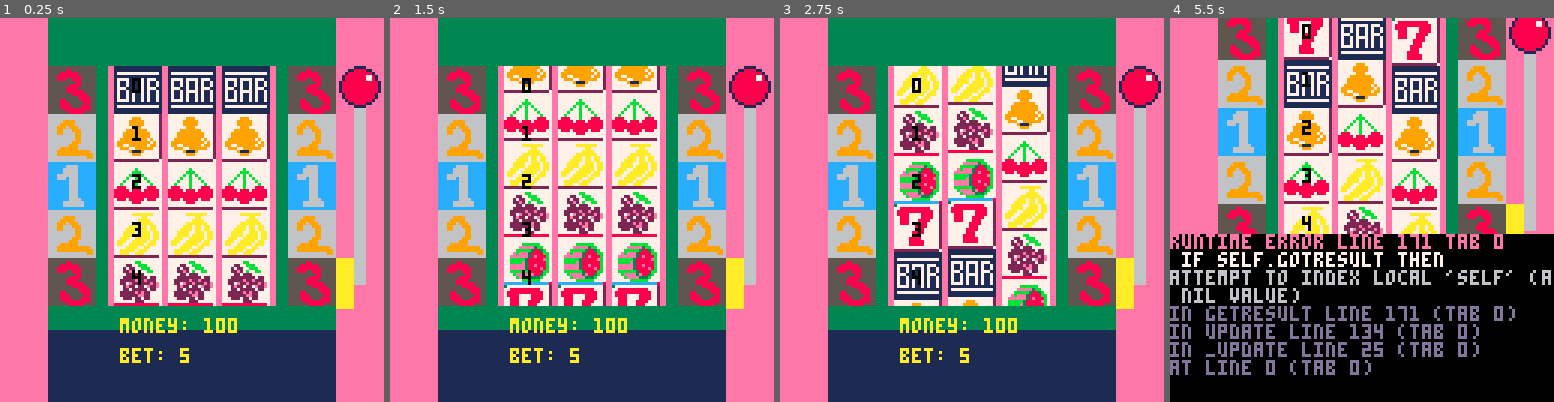
Above: before the commit, frames 1-4 (left to right).
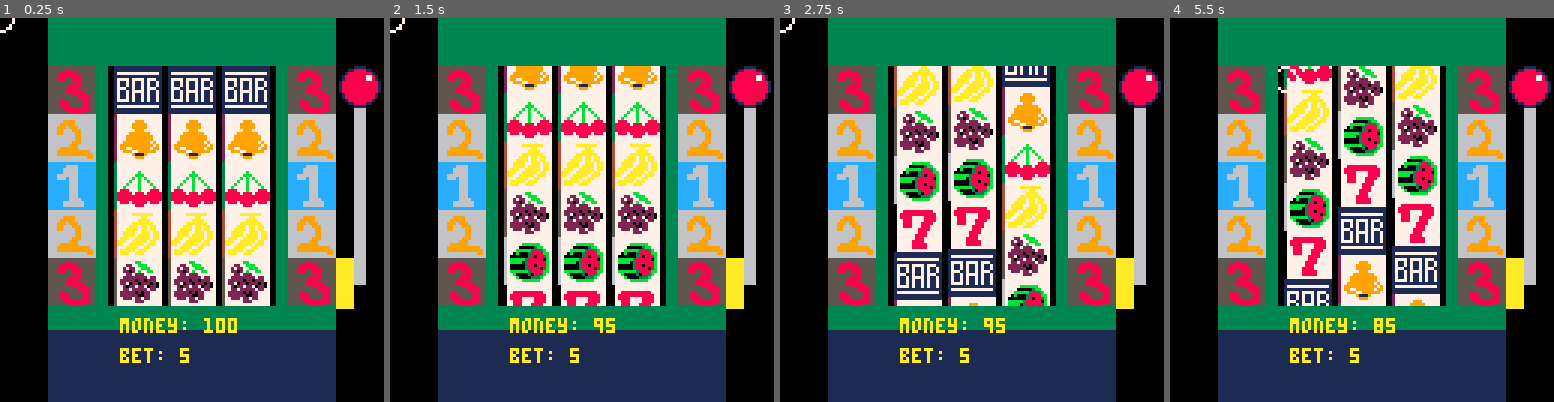
Above: after the commit, the same moments.

Repository: kjyong1983/pico8-slotmachine
Game: PICO-8 cartridge slot.p8
The game is run twice, just before and just after one commit, with the same random seed, the same clock (stepped at 60 frames per second) and the same inputs.
Inputs:
- Up to frame 1 (0.25 s): no input
- Up to frame 2 (1.5 s): tap O (Z key) at 0.7 s
- Up to frame 3 (2.75 s): hold Right 1.6-2.1 s; tap O (Z key) at 1.7, 2.1, 2.5 s; hold Up 2.15-2.42 s; hold Right from 2.47 s (still down)
- Up to frame 4 (5.5 s): tap O (Z key) every 0.4 s from 2.9 to 5.3 s; release Right at 3.03 s; hold Left 3.08-3.58 s; hold Down 3.63-3.97 s; hold Right 4.02-4.68 s; hold Up 4.73-5.03 s; hold Left from 5.08 s (still down)

The runs differ from the first frame. In frame 1, 31% of the frame differs, in the area x 0-100%, y 0-100%; in frame 2, 32%; in frame 3, 31%; in frame 4, 80%.
Error before the commit: runtime error line 171 tab 0; if self.gotresult then; attempt to index local 'self' (a nil value)

Commit message:
결과 받기

Diff:
--- a/slot.p8
+++ b/slot.p8
@@ -2,6 +2,8 @@
 version 29
 __lua__
 --main
+
+isdebug=true
 
 function _init()
 
@@ -35,7 +38,7 @@
 
 
 function _draw()
- cls(14)
+ cls()
 
  for k,v in pairs(slots) do
   v:draw()
@@ -75,11 +78,12 @@
 	self.maxdy = 10
  self.spridx = _spridx
  self.isrolling = false
+
  -- iswaitingforresult
  self.iswaiting = false
 
  self.gotresult=false
-
+ self.result={}
  setmetatable(self, slot)
  return self
 end
@@ -134,7 +138,7 @@
 	 else
  	 printh('result: '..self.y)
 	  self.iswaiting=false
-	  self.getresult()
+	  self:getresult()
 	 end
 
 	end
@@ -168,40 +172,103 @@
 	     2,2)
 	end
 
-end
-
+ circ(checkx,checky[1],4,7)
+end
+
+checky={}
 function slot:getresult()
+ printh('getresult')
+
  if self.gotresult then
   return
  end
 
  self.gotresult=true
 
- -- get 3 points, get flag
- checkx=self.x+6
-
- checky={}
+ checkx=self.x
  for i=0,4 do
-  checky[i+1]=20+i*16
- end
-
--- checky1=20
--- checky2=60
--- checky3=90
--- checky4=90
--- checky5=90
-
- r1=fget(self.x, checky[1])
- r2=fget(self.x, checky[2])
- r3=fget(self.x, checky[3])
- r4=fget(self.x, checky[4])
- r5=fget(self.x, checky[5])
-
- printh('r1: '..r1)
- printh('r2: '..r2)
- printh('r3: '..r3)
- printh('r4: '..r4)
- printh('r5: '..r5)
+  checky[i+1]=(20+i*16)
+
+  self.result[i+1]=
+   pget(checkx,checky[i+1])
+ end
+
+-- r1=pget(checkx,checky[1])
+-- r2=pget(checkx,checky[2])
+-- r3=pget(checkx,checky[3])
+-- r4=pget(checkx,checky[4])
+-- r5=pget(checkx,checky[5])
+
+ printh('result line '..self.x)
+
+ for k,v in pairs(self.result) do
+  printh('k:'..k..' v:'..v)
+ end
+
+-- printh('r1: '..tostring(r1))
+-- printh('r2: '..tostring(r2))
+-- printh('r3: '..tostring(r3))
+-- printh('r4: '..tostring(r4))
+-- printh('r5: '..tostring(r5))
+
+
+-- get flag
+-- checkx=(self.x+6)/8
+--
+--
+-- for i=0,4 do
+--  checky[i+1]=(20+i*16)/8
+-- end
+--
+-- m1=mget(checkx, checky[1])
+-- printh('x: '..checkx..
+--        ', y: '..checky[1])
+--
+--
+-- m2=mget(checkx, checky[2])
+-- printh('x: '..checkx..
+--        ', y: '..checky[2])
+--
+-- m3=mget(checkx, checky[3])
+-- printh('x: '..checkx..
+--        ', y: '..checky[3])
+--
+-- m4=mget(checkx, checky[4])
+-- printh('x: '..checkx..
+--        ', y: '..checky[4])
+--
+-- m5=mget(checkx, checky[5])
+-- printh('x: '..checkx..
+--        ', y: '..checky[5])
+--
+-- r1=fget(m1)
+-- printh('r1: '..tostring(r1))
+-- r1=fget(m1,1)
+-- printh('r1 1: '..tostring(r1))
+-- r1=fget(m1,2)
+-- printh('r1 2: '..tostring(r1))
+-- r1=fget(m1,4)
+-- printh('r1 4: '..tostring(r1))
+-- r1=fget(m1,8)
+-- printh('r1 8: '..tostring(r1))
+-- r1=fget(m1,16)
+-- printh('r1 16: '..tostring(r1))
+-- r1=fget(m1,32)
+-- printh('r1 32: '..tostring(r1))
+-- r1=fget(m1,64)
+-- printh('r1 64: '..tostring(r1))
+--
+--
+-- r2=fget(m2)
+-- r3=fget(m3)
+-- r4=fget(m4)
+-- r5=fget(m5)
+--
+-- printh('r1: '..tostring(r1))
+-- printh('r2: '..tostring(r2))
+-- printh('r3: '..tostring(r3))
+-- printh('r4: '..tostring(r4))
+-- printh('r5: '..tostring(r5))
 
 end
 -->8
@@ -211,7 +278,7 @@
 started = false
 phase = 'end'
 pressed = false
-
+bet=0
 function game:init()
 
 end
@@ -237,6 +304,10 @@
   if not started then
    printh('game start')
 	  started = true
+
+	  bet=money:getbet()
+	  money.value-=bet
+
 	  phase = '1'
 	  for k,v in pairs(slots) do
 				v:start()
@@ -272,7 +343,12 @@
 test.posx=0
 test.posy=0
 test.offsetx=20
-function test.draw()
+
+function test:update()
+
+end
+
+function test:draw()
 --sx, sy = (sp % 16) * 8, (sp \ 16) * 8
 
 
@@ -328,6 +404,9 @@
 
 debug={}
 function debug:init()
+ if not isdebug then
+  return
+ end
  printh("----------")
  printh("debug:init")
  printh("----------")
@@ -335,8 +414,21 @@
 end
 
 function debug:update()
+ if not isdebug then
+  return
+ end
+
 -- adjustslot()
-
+-- checkflag()
+
+end
+
+function checkflag()
+ local x=44
+ local y=20
+
+ local f=fget(mget(x/8,y/8),1)
+ printh('f: '..tostring(f))
 end
 
 function adjustslot()
@@ -358,9 +450,13 @@
 end
 
 function debug:draw()
+ if not isdebug then
+  return
+ end
+
 -- testslot()
-testslotpos()
-
+-- testslotpos()
+-- drawgrid()
 end
 
 function testslotpos()
@@ -446,6 +542,13 @@
 
 	end
 
+end
+
+function drawgrid()
+ for i=1,16 do
+   line(i*8,0,i*8,128,0)
+   line(0,i*8,128,i*8,0)
+ end
 end
 -->8
 --lever
@@ -553,23 +656,45 @@
  print("money: "..money.value, 40, 100)
  print("bet: "..money.bet*money.mul, 40, 110)
 end
+
+function money:getbet()
+ return money.bet*money.mul
+end
+-->8
+--cursor
+cur={}
+function cur:init()
+ cur.x=44
+ cur.y=20
+end
+
+function cur:update()
+ if btn(0) then cur.x-=1 end
+ if btn(1) then cur.x+=1 end
+ if btn(2) then cur.y-=1 end
+ if btn(3) then cur.y+=1 end
+end
+
+function cur:draw()
+
+end
 __gfx__
-00000000377777777777777211111111111111117777777777777772777777777777777777777777777777777777777777777777777777777777777700000000
-000000007788888888887772111111111111111177777799977777727777777777777777777777aaaaaaa7777777777bb7777777777777777777777700000000
-007007007888888888888772177777777777777177777999997777727777777b77777777777777777aa7777777772277bbb77777777777bbbbbb777700000000
-00077000788887777888877211111111111111117777799999777772777777bbb777777777777777aaaa7777777272277bbb777777777000003bb77700000000
-0007700077888777788887721777717777177711777777999777777277777b7b7b777777777777aaaaaaa77777722027b77bb7777777bbbbb3883b7700000000
-007007007788877788887772171171711717117177779999999777727777b77b77b7777777777aaa7aa7aa7777772272227777777770b00038888bb700000000
-00000000778887778887777217117171171711717779999999997772777b777b777b77777777aaaa7aa7aa77777222222227227777000000380888b700000000
-0000000077777778888777721777117117177711777999999999777277b7777b7777b777777aaaa77aaa7aa7772222202202227777bbbbb3888880b700000000
-000000007777777888777772171171777717117177999999999797727888777b77788877777aaaa7aaaa7aa7772270220222020777bbbb03888888b700000000
-00000000777777888877777217117171171711717999999999997972888887888788888777aaa77aaaaa7aa7777202272270220777000003880888b700000000
-0000000077777788877777721711717117171171799779999997997288888888888888877aaa77aaaaa7aa77777227222227227777000003888808b700000000
-0000000077777888877777721777717117171171779997799999977288888888888888877aa77aaaaa7aaa77772222202022777777bbbbbb38888bb700000000
-0000000077777888887777721111111111111111777779111977777278887888887888777777aaaa77aa77777722222200227777777b000030883b7700000000
-00000000777778888877777217777777777777717777779997777772777777888777777777aaaaa7aaa7777777722272272277777777b0000333b77700000000
-00000000777777777777777211111111111111117777777777777772777777777777777777aaa77aaa7777777777777222777777777777bbbbbb777700000000
-00000000222222222222222711111111111111112222222222222227222222222222222722222222222222278888888888888887ccccccccccccccc800000000
+00000000077777777777777711111111111111112777777777777777377777777777777747777777777777775777777777777777677777777777777700000000
+000000000777777777777777111111111111111127777777777777773777777777777777477777aaaaaaa7775777777bb7777777677777777777777700000000
+007007000778888888888777177777777777777127777779997777773777777777777777477777777aa7777757772277bbb77777677777bbbbbb777700000000
+0007700007888888888888771111111111111111277777999997777737777777b777777747777777aaaa7777577272277bbb777767777000003bb77700000000
+000770000788887777888877177771777717771127777799999777773777777bbb777777477777aaaaaaa77757722027b77bb7776777bbbbb3883b7700000000
+00700700077888777788887717117171171711712777777999777777377777b7b7b7777747777aaa7aa7aa7757772272227777776770b00038888bb700000000
+0000000007788877788887771711717117171171277779999999777737777b77b77b77774777aaaa7aa7aa77577222222227227767000000380888b700000000
+000000000778887778887777177711711717771127779999999997773777b777b777b777477aaaa77aaa7aa7572222202202227767bbbbb3888880b700000000
+00000000077777778888777717117177771711712777999999999777377b7777b7777b77477aaaa7aaaa7aa7572270220222020767bbbb03888888b700000000
+0000000007777777888777771711717117171171277999999999797737888777b777888747aaa77aaaaa7aa7577202272270220767000003880888b700000000
+0000000007777778888777771711717117171171279999999999979738888878887888884aaa77aaaaa7aa77577227222227227767000003888808b700000000
+0000000007777778887777771777717117171171279977999999799738888888888888884aa77aaaaa7aaa77572222202022777767bbbbbb38888bb700000000
+0000000007777788887777771111111111111111277999779999997738888888888888884777aaaa77aa77775722222200227777677b000030883b7700000000
+00000000077777888887777717777777777777712777779111977777378887888887888747aaaaa7aaa7777757722272272277776777b0000333b77700000000
+00000000077777888887777711111111111111112777777999777777377777788877777747aaa77aaa7777775777777222777777677777bbbbbb777700000000
+00000000077777777777777711111111111111112777777777777777377777777777777747777777777777775777777777777777677777777777777700000000
 00000000cccccccccccccccc66666666666666665555555555555555000000000000000000000000000000000000000000000000000000000000000000000000
 00000000cccccc6666cccccc66666666666666665555558855555555000000000000000000000000000000000000000000000000000000000000000000000000
 00000000ccccc66666cccccc66666999966666665555888888555555000000000000000000000000000000000000000000000000000000000000000000000000
